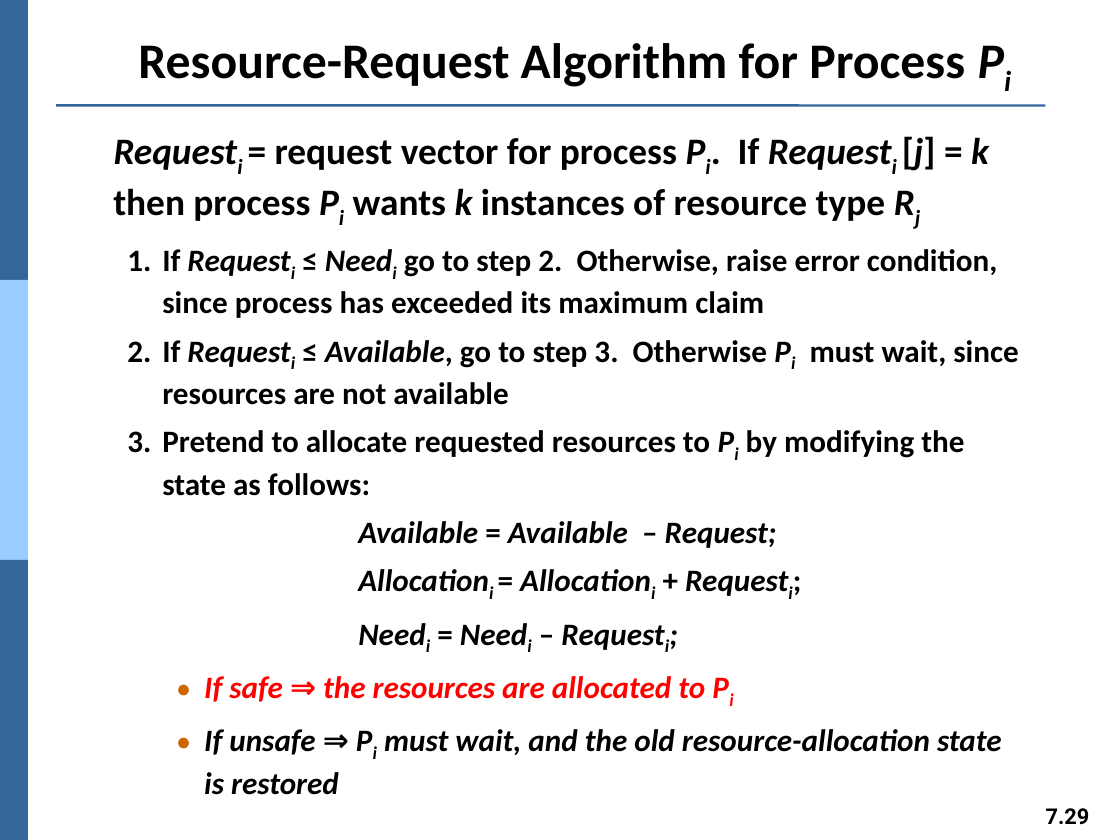
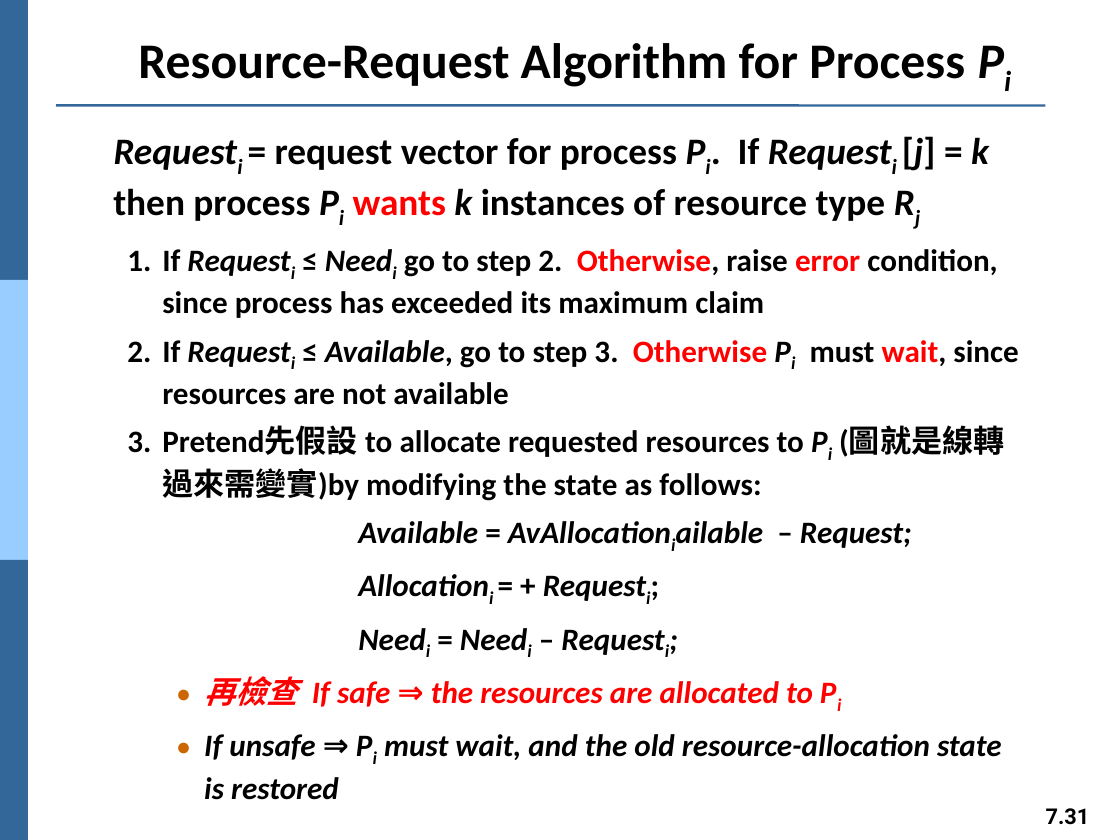
Before and after one commit to Yang09701194/OS_Learning, a slide deck: slide 31 of ch07.pptx (slide 29 before the commit). Drawn at 1120x840 pixels with LibreOffice and Linux fonts; fonts in the diff are those of the drawing. Boxes give left, top, right and bottom in pixels: in the first picture for what was removed or moved away, otherwise in the second. Text is boxed around its words. In the diff, an @@ line names an element or a change of style, - is before the commit and + after.

```diff
--- a/ch07.pptx
+++ b/ch07.pptx
@@ text at [113,136,1018,405]: text colour #000000 to #FF0000 in "wants", "Otherwise, error", "Otherwise wait," @@
@@ text at [127,426,1005,548]: text changed @@
-  3. Pretend to allocate requested resources to Pi by modifying the state as follows:
-      Available = Available – Request;
-      Allocationi = Allocationi + Requesti;
+  3. Pretend先假設 to allocate requested resources to Pi (圖就是線轉過來需變實)by modifying the state as follows:
+      Available = AvAllocationiailable – Request;
+      Allocationi = + Requesti;
@@ text at [204,676,813,707]: text changed @@
-    ● If safe ⇒ the resources are allocated to Pi
+    ● 再檢查 If safe ⇒ the resources are allocated to Pi
@@ page number at [1046,808,1090,825]: text changed @@
-7.29
+7.31
```
Also in this commit, not shown: 12 other slides changed, 2 slides added.
